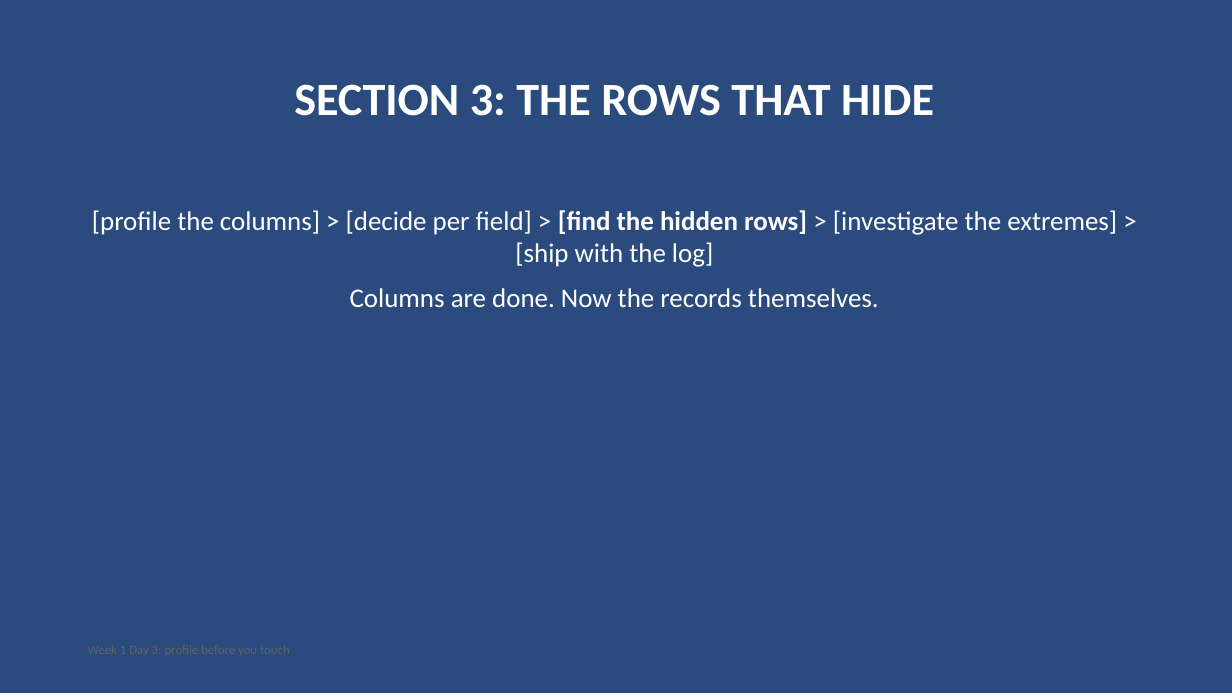
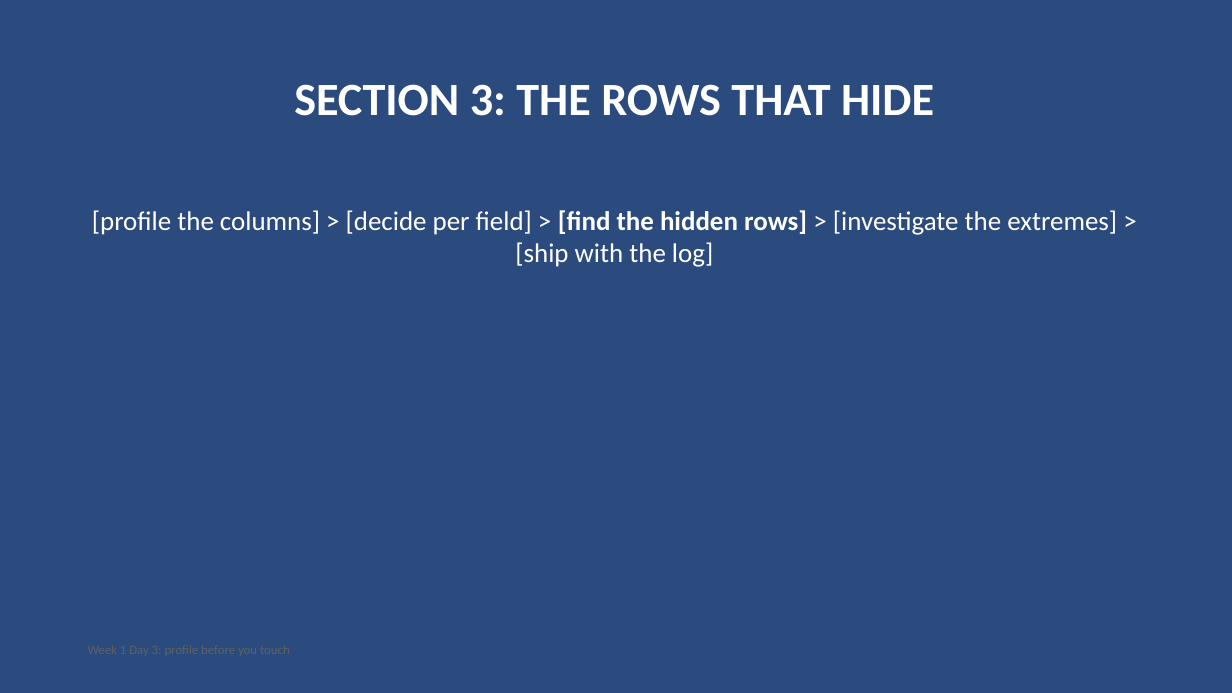
Before and after one commit to fde-academy-lab/c2-content-factory, a slide deck: slide 34 of content/W01/D3/C2_W01_D03_deck_STUDENT.pptx (slide 21 before the commit). Drawn at 1232x693 pixels with LibreOffice and Linux fonts; fonts in the diff are those of the drawing. Boxes give left, top, right and bottom in pixels: in the first picture for what was removed or moved away, otherwise in the second. Text is boxed around its words. In the diff, an @@ line names an element or a change of style, - is before the commit and + after.

```diff
--- a/content/W01/D3/C2_W01_D03_deck_STUDENT.pptx
+++ b/content/W01/D3/C2_W01_D03_deck_STUDENT.pptx
@@ text at (350, 288, 879, 307): paragraph removed @@
-Columns are done. Now the records themselves.
```
Also in this commit, not shown: 38 other slides changed, 40 slides added, 2 other files.
